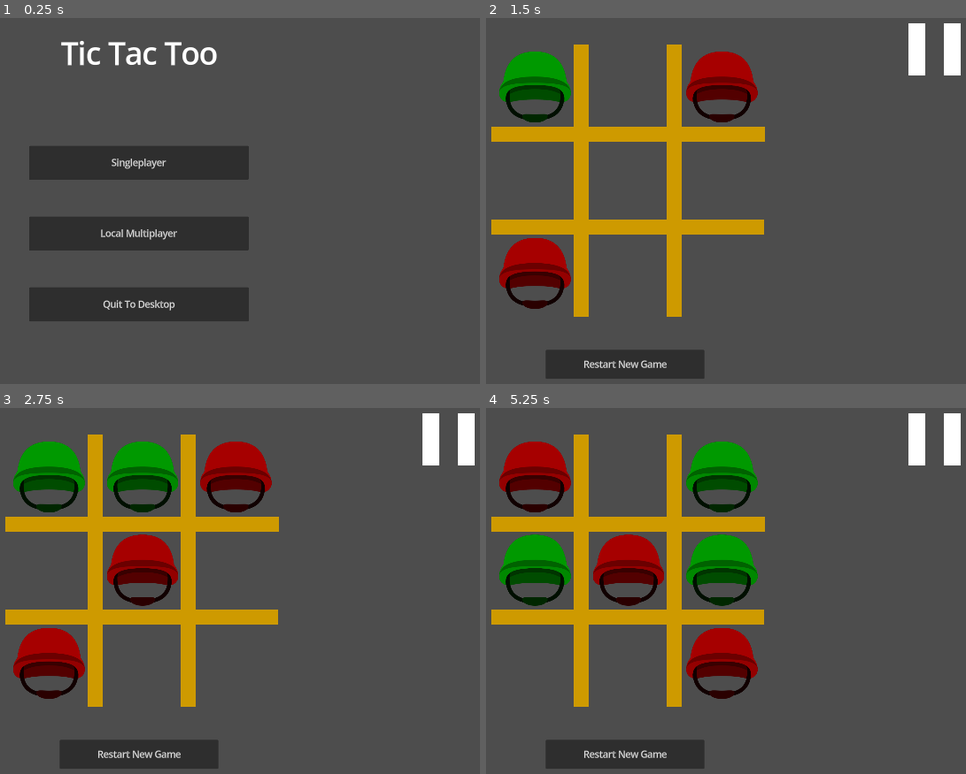
Above: before the commit, frames 1-4 (two rows, left to right).
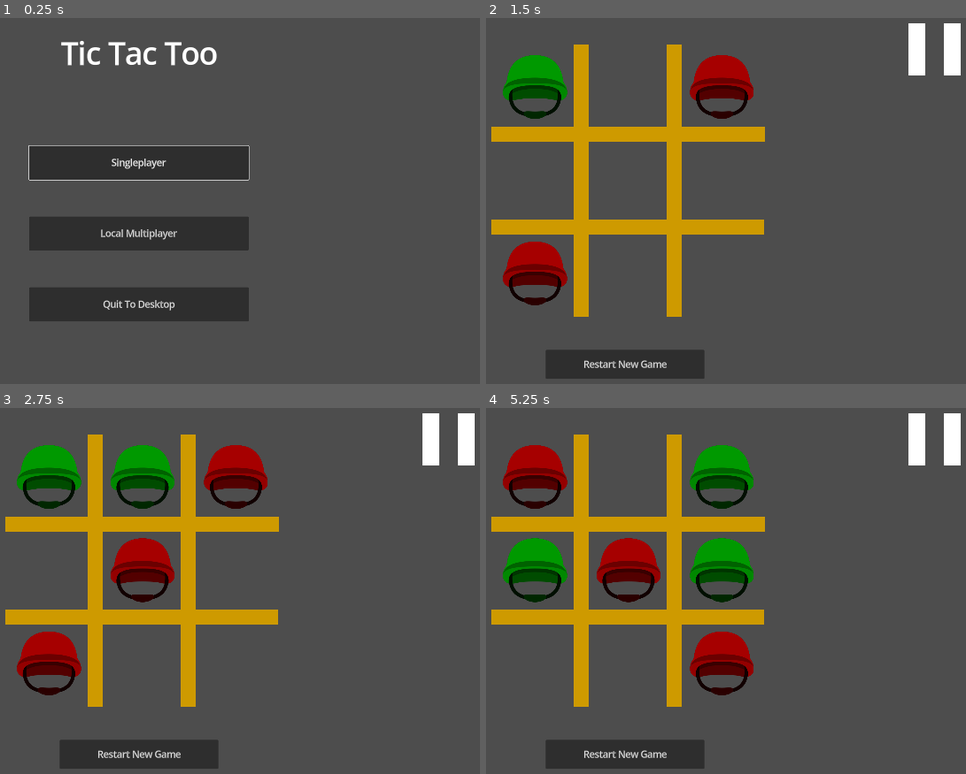
Above: after the commit, the same moments.

Repository: AlixBarreaux/tic-tac-two
Game: Godot game, scene res://scenes/main_menu.tscn
The game is run twice, just before and just after one commit, with the same random seed, the same clock (stepped at 60 frames per second) and the same inputs.
Inputs (mouse positions are in pixels of both pictures, inside the frame that each line leads up to):
- Up to frame 1 (0.25 s): no input
- Up to frame 2 (1.5 s): click "Singleplayer" at 0.5 s; click (534, 87) at 1.25 s
- Up to frame 3 (2.75 s): click (144, 477) at 2 s
- Up to frame 4 (5.25 s): click "Restart New Game" at 2.75 s; click (721, 477) at 3.5 s; click (534, 569) at 4.25 s; click (721, 569) at 5 s

The runs differ from the first frame. In frame 1, 0.3% of the frame differs, in the area x 5-53%, y 34-45%; in frame 2, 2.2%; in frame 3, 3.7%; in frame 4, 4.4%, in the area x 2-57%, y 9-80%.

Commit message:
Feat: Add sounds to buttons

Diff:
--- a/scenes/button_cell.tscn
+++ /dev/null
@@ -1,40 +0,0 @@
-[gd_scene load_steps=4 format=3 uid="uid://c7fkf7oihcrlp"]
-
-[ext_resource type="Script" path="res://scripts/button_cell.gd" id="1_54p6b"]
-[ext_resource type="Theme" uid="uid://chvdfaqu3vjd2" path="res://resources/themes/main_theme.tres" id="1_dcwhr"]
-[ext_resource type="Texture2D" uid="uid://dkx7y21vllugm" path="res://assets/military_helmet_white.png" id="3_osf3i"]
-
-[node name="ButtonCell" type="Button"]
-offset_right = 234.0
-offset_bottom = 234.0
-size_flags_horizontal = 3
-size_flags_vertical = 3
-focus_mode = 0
-theme = ExtResource("1_dcwhr")
-theme_type_variation = &"FlatButton"
-script = ExtResource("1_54p6b")
-
-[node name="Control" type="MarginContainer" parent="."]
-layout_mode = 1
-anchors_preset = 15
-anchor_right = 1.0
-anchor_bottom = 1.0
-grow_horizontal = 2
-grow_vertical = 2
-size_flags_horizontal = 3
-size_flags_vertical = 3
-mouse_filter = 2
-theme_override_constants/margin_left = 20
-theme_override_constants/margin_top = 20
-theme_override_constants/margin_right = 20
-theme_override_constants/margin_bottom = 20
-
-[node name="TextureRect" type="TextureRect" parent="Control"]
-layout_mode = 2
-size_flags_horizontal = 3
-size_flags_vertical = 3
-mouse_filter = 2
-texture = ExtResource("3_osf3i")
-expand_mode = 1
-
-[connection signal="pressed" from="." to="." method="_on_pressed"]
--- /dev/null
+++ b/scenes/buttons/button_cell.tscn
@@ -0,0 +1,43 @@
+[gd_scene load_steps=5 format=3 uid="uid://bhtq284xo77wu"]
+
+[ext_resource type="PackedScene" uid="uid://c8ch1mq4b27al" path="res://scenes/buttons/button_with_sounds.tscn" id="1_4582m"]
+[ext_resource type="Texture2D" uid="uid://dkx7y21vllugm" path="res://assets/military_helmet.png" id="2_36lh8"]
+[ext_resource type="Theme" uid="uid://chvdfaqu3vjd2" path="res://resources/themes/main_theme.tres" id="2_ffkpl"]
+[ext_resource type="Script" path="res://scripts/button_cell.gd" id="3_sg63j"]
+
+[node name="ButtonCell" instance=ExtResource("1_4582m")]
+offset_right = 234.0
+offset_bottom = 234.0
+size_flags_horizontal = 3
+size_flags_vertical = 3
+focus_mode = 0
+theme = ExtResource("2_ffkpl")
+theme_type_variation = &"FlatButton"
+script = ExtResource("3_sg63j")
+neutral_cell_color = Color(1, 1, 1, 0)
+player_1_pawn_color = Color(0, 0.6, 0, 1)
+player_2_pawn_color = Color(0.652, 0, 0, 1)
+cell_owner = 0
+
+[node name="Control" type="MarginContainer" parent="." index="0"]
+layout_mode = 1
+anchors_preset = 15
+anchor_right = 1.0
+anchor_bottom = 1.0
+grow_horizontal = 2
+grow_vertical = 2
+size_flags_horizontal = 3
+size_flags_vertical = 3
+mouse_filter = 2
+theme_override_constants/margin_left = 30
+theme_override_constants/margin_top = 30
+theme_override_constants/margin_right = 30
+theme_override_constants/margin_bottom = 30
+
+[node name="TextureRect" type="TextureRect" parent="Control" index="0"]
+layout_mode = 2
+size_flags_horizontal = 3
+size_flags_vertical = 3
+mouse_filter = 2
+texture = ExtResource("2_36lh8")
+expand_mode = 1
--- /dev/null
+++ b/scenes/buttons/button_with_sounds.tscn
@@ -0,0 +1,14 @@
+[gd_scene load_steps=2 format=3 uid="uid://c8ch1mq4b27al"]
+
+[ext_resource type="Script" path="res://scripts/button_with_sounds.gd" id="1_y2yev"]
+
+[node name="ButtonWithSounds" type="Button"]
+offset_right = 123.0
+offset_bottom = 50.0
+script = ExtResource("1_y2yev")
+
+[node name="AudioStreamPlayer" type="AudioStreamPlayer" parent="."]
+
+[connection signal="focus_entered" from="." to="." method="_on_focus_entered"]
+[connection signal="mouse_entered" from="." to="." method="_on_mouse_entered"]
+[connection signal="pressed" from="." to="." method="_on_pressed"]
--- /dev/null
+++ b/scenes/buttons/new_game_button.tscn
@@ -0,0 +1,21 @@
+[gd_scene load_steps=4 format=3 uid="uid://byutktnrtvntg"]
+
+[ext_resource type="PackedScene" uid="uid://c8ch1mq4b27al" path="res://scenes/buttons/button_with_sounds.tscn" id="1_b76r7"]
+[ext_resource type="Script" path="res://scripts/new_game_button.gd" id="2_ld56p"]
+[ext_resource type="Theme" uid="uid://chvdfaqu3vjd2" path="res://resources/themes/main_theme.tres" id="2_ptmtd"]
+
+[node name="NewGameButton" instance=ExtResource("1_b76r7")]
+anchors_preset = 7
+anchor_left = 0.5
+anchor_top = 1.0
+anchor_right = 0.5
+anchor_bottom = 1.0
+offset_left = -215.0
+offset_top = -143.0
+offset_right = 215.0
+offset_bottom = -64.0
+grow_horizontal = 2
+grow_vertical = 0
+theme = ExtResource("2_ptmtd")
+text = "Restart New Game"
+script = ExtResource("2_ld56p")
--- /dev/null
+++ b/scenes/buttons/quit_to_desktop_button.tscn
@@ -0,0 +1,8 @@
+[gd_scene load_steps=3 format=3 uid="uid://dqexj2lpge0m5"]
+
+[ext_resource type="Script" path="res://scripts/quit_to_desktop_button.gd" id="1_lw1ja"]
+[ext_resource type="PackedScene" uid="uid://c8ch1mq4b27al" path="res://scenes/buttons/button_with_sounds.tscn" id="1_ugs71"]
+
+[node name="QuitToDesktopButton" instance=ExtResource("1_ugs71")]
+text = "Quit To Desktop"
+script = ExtResource("1_lw1ja")
--- a/scenes/game.tscn
+++ b/scenes/game.tscn
@@ -1,10 +1,10 @@
 [gd_scene load_steps=7 format=3 uid="uid://vi1mnlp6oe6e"]
 
 [ext_resource type="Script" path="res://scripts/board.gd" id="1_80fon"]
-[ext_resource type="PackedScene" uid="uid://c7fkf7oihcrlp" path="res://scenes/button_cell.tscn" id="1_b1dxv"]
 [ext_resource type="PackedScene" uid="uid://dpaof16kehnxo" path="res://scenes/player-ai/player_ai.tscn" id="1_vmxub"]
 [ext_resource type="PackedScene" uid="uid://b3655ngv0pjo" path="res://scenes/pause_menu_ui.tscn" id="3_dlpvo"]
-[ext_resource type="PackedScene" uid="uid://j33gauki0c8o" path="res://scenes/new_game_button.tscn" id="4_5lep1"]
+[ext_resource type="PackedScene" uid="uid://bhtq284xo77wu" path="res://scenes/buttons/button_cell.tscn" id="4_os7r6"]
+[ext_resource type="PackedScene" uid="uid://byutktnrtvntg" path="res://scenes/buttons/new_game_button.tscn" id="5_chsv5"]
 [ext_resource type="Theme" uid="uid://chvdfaqu3vjd2" path="res://resources/themes/main_theme.tres" id="5_dx5ny"]
 
 [node name="Game" type="Node"]
@@ -32,86 +32,32 @@
 columns = 3
 script = ExtResource("1_80fon")
 
-[node name="ButtonCellTopLeft" parent="CanvasLayer/Board" instance=ExtResource("1_b1dxv")]
+[node name="ButtonCellTopLeft" parent="CanvasLayer/Board" instance=ExtResource("4_os7r6")]
 layout_mode = 2
-focus_neighbor_left = NodePath("../ButtonTopRight")
-focus_neighbor_top = NodePath("../ButtonBottomLeft")
-focus_neighbor_right = NodePath("../ButtonCellTopMiddle")
-focus_neighbor_bottom = NodePath("../ButtonCenterLeft")
-focus_next = NodePath("../ButtonCellTopMiddle")
-focus_previous = NodePath("../ButtonBottomRight")
 
-[node name="ButtonCellTopMiddle" parent="CanvasLayer/Board" instance=ExtResource("1_b1dxv")]
+[node name="ButtonCellTopMiddle" parent="CanvasLayer/Board" instance=ExtResource("4_os7r6")]
 layout_mode = 2
-focus_neighbor_left = NodePath("../ButtonCellTopLeft")
-focus_neighbor_top = NodePath("../ButtonBottomMiddle")
-focus_neighbor_right = NodePath("../ButtonTopRight")
-focus_neighbor_bottom = NodePath("../ButtonCenterMiddle")
-focus_next = NodePath("../ButtonTopRight")
-focus_previous = NodePath("../ButtonCellTopLeft")
 
-[node name="ButtonTopRight" parent="CanvasLayer/Board" instance=ExtResource("1_b1dxv")]
+[node name="ButtonTopRight" parent="CanvasLayer/Board" instance=ExtResource("4_os7r6")]
 layout_mode = 2
-focus_neighbor_left = NodePath("../ButtonCellTopMiddle")
-focus_neighbor_top = NodePath("../ButtonBottomRight")
-focus_neighbor_right = NodePath("../ButtonCellTopLeft")
-focus_neighbor_bottom = NodePath("../ButtonCenterRight")
-focus_next = NodePath("../ButtonCenterLeft")
-focus_previous = NodePath("../ButtonCellTopMiddle")
 
-[node name="ButtonCenterLeft" parent="CanvasLayer/Board" instance=ExtResource("1_b1dxv")]
+[node name="ButtonCenterLeft" parent="CanvasLayer/Board" instance=ExtResource("4_os7r6")]
 layout_mode = 2
-focus_neighbor_left = NodePath("../ButtonCenterRight")
-focus_neighbor_top = NodePath("../ButtonCellTopLeft")
-focus_neighbor_right = NodePath("../ButtonCenterMiddle")
-focus_neighbor_bottom = NodePath("../ButtonBottomLeft")
-focus_next = NodePath("../ButtonCenterMiddle")
-focus_previous = NodePath("../ButtonTopRight")
 
-[node name="ButtonCenterMiddle" parent="CanvasLayer/Board" instance=ExtResource("1_b1dxv")]
+[node name="ButtonCenterMiddle" parent="CanvasLayer/Board" instance=ExtResource("4_os7r6")]
 layout_mode = 2
-focus_neighbor_left = NodePath("../ButtonCenterLeft")
-focus_neighbor_top = NodePath("../ButtonCellTopMiddle")
-focus_neighbor_right = NodePath("../ButtonCenterRight")
-focus_neighbor_bottom = NodePath("../ButtonBottomMiddle")
-focus_next = NodePath("../ButtonCenterRight")
-focus_previous = NodePath("../ButtonCenterLeft")
 
-[node name="ButtonCenterRight" parent="CanvasLayer/Board" instance=ExtResource("1_b1dxv")]
+[node name="ButtonCenterRight" parent="CanvasLayer/Board" instance=ExtResource("4_os7r6")]
 layout_mode = 2
-focus_neighbor_left = NodePath("../ButtonCenterMiddle")
-focus_neighbor_top = NodePath("../ButtonTopRight")
-focus_neighbor_right = NodePath("../ButtonCenterLeft")
-focus_neighbor_bottom = NodePath("../ButtonBottomRight")
-focus_next = NodePath("../ButtonBottomLeft")
-focus_previous = NodePath("../ButtonCenterMiddle")
 
-[node name="ButtonBottomLeft" parent="CanvasLayer/Board" instance=ExtResource("1_b1dxv")]
+[node name="ButtonBottomLeft" parent="CanvasLayer/Board" instance=ExtResource("4_os7r6")]
 layout_mode = 2
-focus_neighbor_left = NodePath("../ButtonBottomRight")
-focus_neighbor_top = NodePath("../ButtonCenterLeft")
-focus_neighbor_right = NodePath("../ButtonBottomMiddle")
-focus_neighbor_bottom = NodePath("../ButtonCellTopLeft")
-focus_next = NodePath("../ButtonBottomMiddle")
-focus_previous = NodePath("../ButtonCenterRight")
 
-[node name="ButtonBottomMiddle" parent="CanvasLayer/Board" instance=ExtResource("1_b1dxv")]
+[node name="ButtonBottomMiddle" parent="CanvasLayer/Board" instance=ExtResource("4_os7r6")]
 layout_mode = 2
-focus_neighbor_left = NodePath("../ButtonBottomLeft")
-focus_neighbor_top = NodePath("../ButtonCenterMiddle")
-focus_neighbor_right = NodePath("../ButtonBottomRight")
-focus_neighbor_bottom = NodePath("../ButtonCellTopMiddle")
-focus_next = NodePath("../ButtonBottomRight")
-focus_previous = NodePath("../ButtonBottomLeft")
 
-[node name="ButtonBottomRight" parent="CanvasLayer/Board" instance=ExtResource("1_b1dxv")]
+[node name="ButtonBottomRight" parent="CanvasLayer/Board" instance=ExtResource("4_os7r6")]
 layout_mode = 2
-focus_neighbor_left = NodePath("../ButtonBottomMiddle")
-focus_neighbor_top = NodePath("../ButtonCenterRight")
-focus_neighbor_right = NodePath("../ButtonBottomLeft")
-focus_neighbor_bottom = NodePath("../ButtonTopRight")
-focus_next = NodePath("../ButtonCellTopLeft")
-focus_previous = NodePath("../ButtonBottomMiddle")
 
 [node name="BoardLines" type="Control" parent="CanvasLayer"]
 modulate = Color(0.807843, 0.603922, 0, 1)
@@ -197,7 +143,7 @@
 theme = ExtResource("5_dx5ny")
 theme_type_variation = &"OpaquePanel"
 
-[node name="NewGameButton" parent="CanvasLayer" instance=ExtResource("4_5lep1")]
+[node name="NewGameButton" parent="CanvasLayer" instance=ExtResource("5_chsv5")]
 
 [node name="PauseMenuUI" parent="CanvasLayer" instance=ExtResource("3_dlpvo")]
 visible = false
--- a/scenes/main_menu.tscn
+++ b/scenes/main_menu.tscn
@@ -1,11 +1,13 @@
-[gd_scene load_steps=4 format=3 uid="uid://bas6iuo8ip1uf"]
+[gd_scene load_steps=5 format=3 uid="uid://bas6iuo8ip1uf"]
 
 [ext_resource type="Script" path="res://scripts/main_menu.gd" id="1_58jsn"]
 [ext_resource type="PackedScene" uid="uid://bgmqu6bbft2s" path="res://scenes/game_title.tscn" id="2_guk6g"]
-[ext_resource type="PackedScene" uid="uid://cqf8bx086jorq" path="res://scenes/quit_to_desktop_button.tscn" id="3_368l1"]
+[ext_resource type="PackedScene" uid="uid://dqexj2lpge0m5" path="res://scenes/buttons/quit_to_desktop_button.tscn" id="3_368l1"]
+[ext_resource type="PackedScene" uid="uid://c8ch1mq4b27al" path="res://scenes/buttons/button_with_sounds.tscn" id="3_lshh8"]
 
-[node name="MainMenu" type="CanvasLayer"]
+[node name="MainMenu" type="CanvasLayer" node_paths=PackedStringArray("first_ui_element_to_focus")]
 script = ExtResource("1_58jsn")
+first_ui_element_to_focus = NodePath("MainMenuUI/VBoxContainer/PlaySPButton")
 
 [node name="MainMenuUI" type="Control" parent="."]
 layout_mode = 3
@@ -41,7 +43,7 @@
 theme_override_constants/separation = 100
 alignment = 1
 
-[node name="PlaySPButton" type="Button" parent="MainMenuUI/VBoxContainer"]
+[node name="PlaySPButton" parent="MainMenuUI/VBoxContainer" instance=ExtResource("3_lshh8")]
 layout_mode = 2
 size_flags_vertical = 3
 focus_neighbor_left = NodePath("../QuitToDesktopButton")
@@ -52,7 +54,7 @@
 focus_previous = NodePath("../QuitToDesktopButton")
 text = "Singleplayer"
 
-[node name="PlayLocalMPButton" type="Button" parent="MainMenuUI/VBoxContainer"]
+[node name="PlayLocalMPButton" parent="MainMenuUI/VBoxContainer" instance=ExtResource("3_lshh8")]
 layout_mode = 2
 size_flags_vertical = 3
 focus_neighbor_left = NodePath("../PlaySPButton")
--- a/scenes/new_game_button.tscn
+++ /dev/null
@@ -1,22 +0,0 @@
-[gd_scene load_steps=3 format=3 uid="uid://j33gauki0c8o"]
-
-[ext_resource type="Theme" uid="uid://chvdfaqu3vjd2" path="res://resources/themes/main_theme.tres" id="1_b68kb"]
-[ext_resource type="Script" path="res://scripts/new_game_button.gd" id="2_ld56p"]
-
-[node name="NewGameButton" type="Button"]
-anchors_preset = 7
-anchor_left = 0.5
-anchor_top = 1.0
-anchor_right = 0.5
-anchor_bottom = 1.0
-offset_left = -215.0
-offset_top = -143.0
-offset_right = 215.0
-offset_bottom = -64.0
-grow_horizontal = 2
-grow_vertical = 0
-theme = ExtResource("1_b68kb")
-text = "Restart New Game"
-script = ExtResource("2_ld56p")
-
-[connection signal="pressed" from="." to="." method="_on_pressed"]
--- a/scenes/quit_to_desktop_button.tscn
+++ /dev/null
@@ -1,9 +0,0 @@
-[gd_scene load_steps=2 format=3 uid="uid://cqf8bx086jorq"]
-
-[ext_resource type="Script" path="res://scripts/quit_to_desktop_button.gd" id="1_lw1ja"]
-
-[node name="QuitToDesktopButton" type="Button"]
-text = "Quit To Desktop"
-script = ExtResource("1_lw1ja")
-
-[connection signal="pressed" from="." to="." method="_on_pressed"]
--- a/scripts/button_cell.gd
+++ b/scripts/button_cell.gd
@@ -1,4 +1,4 @@
-extends Button
+extends ButtonWithSounds
 class_name ButtonCell
 
 
@@ -43,6 +43,7 @@
 
 
 func _on_pressed() -> void:
+	super()
 	cell_owner = Global.current_player_id
 	self.pick_cell_visuals_based_on_owner()
 	self.disable()
--- /dev/null
+++ b/scripts/button_with_sounds.gd
@@ -0,0 +1,24 @@
+extends BaseButton
+class_name ButtonWithSounds
+
+
+@export_file("*.ogg", "*.wav") var btn_select_sound_file_path: String = "res://assets/button_select.wav"
+@export_file("*.ogg", "*.wav") var btn_acccept_sound_file_path: String = "res://assets/button_accept.wav"
+
+
+func _ready() -> void:
+	assert(FileAccess.file_exists(btn_select_sound_file_path))
+	assert(FileAccess.file_exists(btn_acccept_sound_file_path))
+
+
+func _on_focus_entered() -> void:
+	$AudioStreamPlayer.stream = load(btn_select_sound_file_path)
+	$AudioStreamPlayer.play()
+
+func _on_mouse_entered() -> void:
+	$AudioStreamPlayer.stream = load(btn_select_sound_file_path)
+	$AudioStreamPlayer.play()
+
+func _on_pressed() -> void:
+	$AudioStreamPlayer.stream = load(btn_acccept_sound_file_path)
+	$AudioStreamPlayer.play()
--- a/scripts/main_menu.gd
+++ b/scripts/main_menu.gd
@@ -2,11 +2,15 @@
 class_name MainMenu
 
 
+@export var first_ui_element_to_focus: Button = null
 @export_file("*.scn", "*.tscn") var game_scene_file_path: String = "res://scenes/game.tscn"
 
 
 func _ready() -> void:
 	assert(FileAccess.file_exists(self.game_scene_file_path))
+	assert(self.first_ui_element_to_focus != null)
+
+	self.first_ui_element_to_focus.grab_focus()
 
 
 func _on_play_sp_button_pressed() -> void:
--- a/scripts/new_game_button.gd
+++ b/scripts/new_game_button.gd
@@ -1,8 +1,9 @@
-extends Button
+extends ButtonWithSounds
 class_name NewGameButton
 
 
 func _on_pressed() -> void:
+	super()
 	Events.new_game_started.emit()
 
 
--- a/scripts/quit_to_desktop_button.gd
+++ b/scripts/quit_to_desktop_button.gd
@@ -1,4 +1,4 @@
-extends Button
+extends ButtonWithSounds
 class_name QuitToDesktopButton
 
 
Not shown, added: assets/button_accept.wav.import
Not shown, added: assets/button_select.wav.import
Not shown, added: assets/button_accept.wav
Not shown, added: assets/button_select.wav
